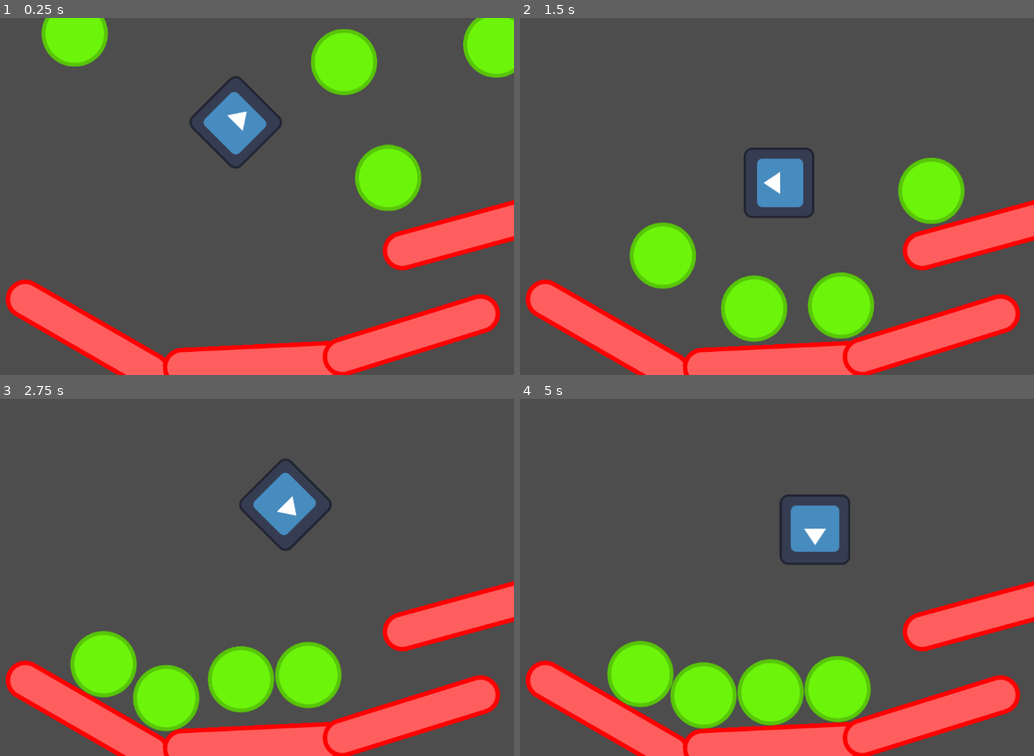
Above: before the commit, frames 1-4 (two rows, left to right).
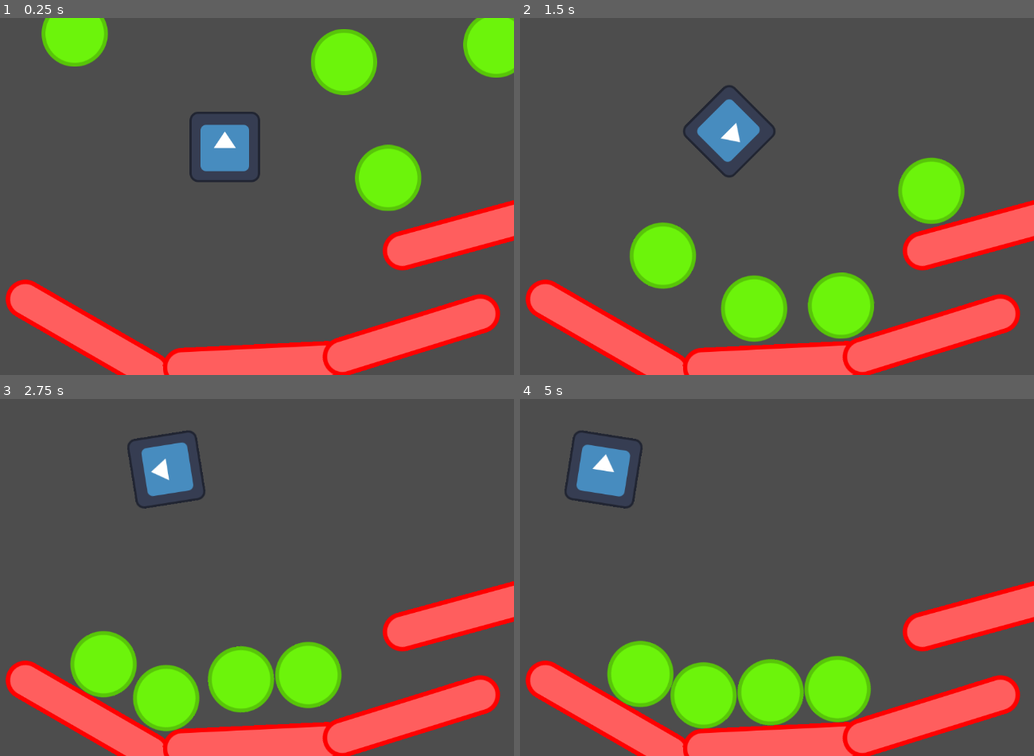
Above: after the commit, the same moments.

Repository: kekkorider/godot-test-project
Game: Godot game, scene res://main.tscn
The game is run twice, just before and just after one commit, with the same random seed, the same clock (stepped at 60 frames per second) and the same inputs. The engine's default icon, where the game draws it, is replaced by a stand-in: a white triangle on a blue panel in a dark square.
Inputs:
- Up to frame 1 (0.25 s): no input
- Up to frame 2 (1.5 s): hold Right (ui_right) 0.53-1.28 s; hold Down (ui_down) from 1.28 s (still down)
- Up to frame 3 (2.75 s): release Down (ui_down) at 2.03 s; hold Right (ui_right) from 2.03 s (still down)
- Up to frame 4 (5 s): release Right (ui_right) at 2.78 s; hold Up (ui_up) 2.78-3.53 s; hold Left (ui_left) from 3.53 s (still down)

The runs differ from the first frame. In frame 1, 2.1% of the frame differs, in the area x 36-55%, y 16-46%; in frame 2, 3.2%; in frame 3, 3.2%; in frame 4, 3.3%, in the area x 8-65%, y 8-47%.

Commit message:
Add movement in script

Diff:
--- a/godot_logo.gd
+++ b/godot_logo.gd
@@ -4,7 +4,22 @@
 var angular_speed = PI
 
 func _process(delta):
-	rotation += angular_speed * delta
+	var direction = 0
 
-	var velocity = Vector2.UP.rotated(rotation) * speed
+	if Input.is_action_pressed("ui_left"):
+		direction = -1
+
+	if Input.is_action_pressed("ui_right"):
+		direction = 1
+
+	rotation += angular_speed * delta * direction
+
+	var velocity = Vector2.ZERO
+
+	if Input.is_action_pressed('ui_up'):
+		velocity = Vector2.UP.rotated(rotation) * speed
+
+	if Input.is_action_pressed('ui_down'):
+		velocity = Vector2.DOWN.rotated(rotation) * speed
+
 	position += velocity * delta
